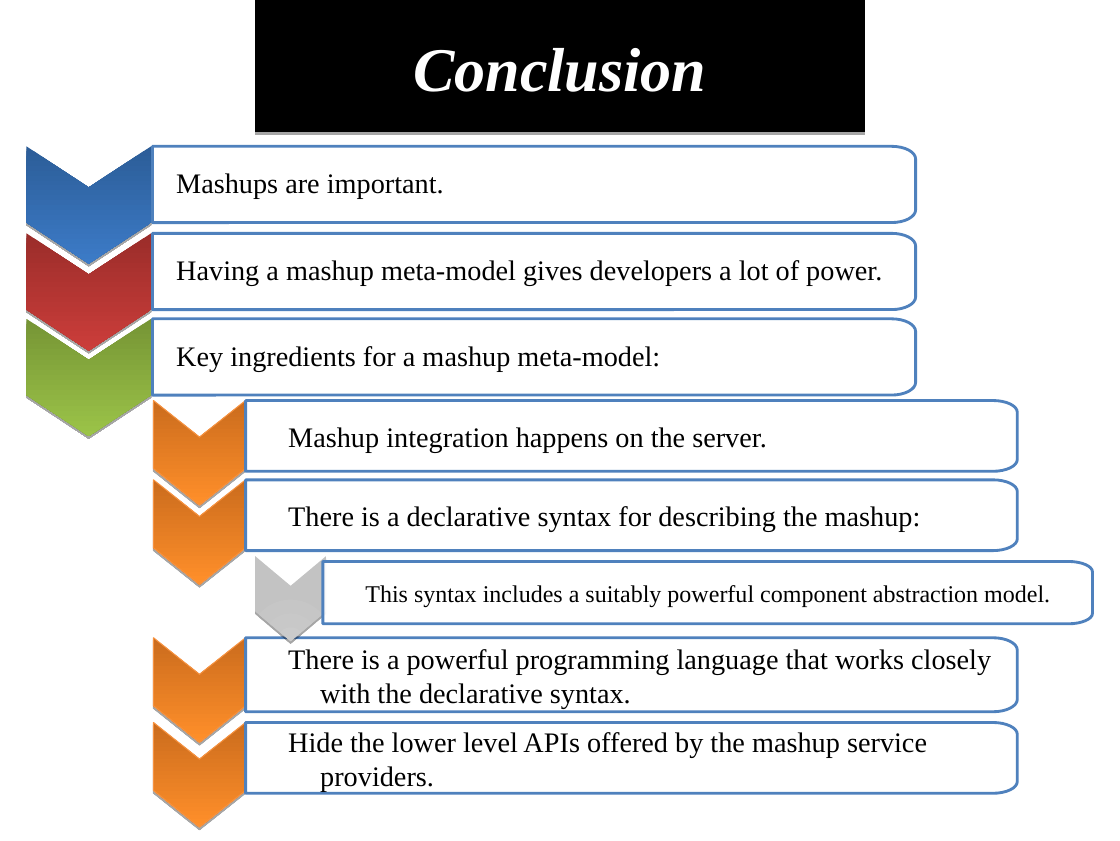
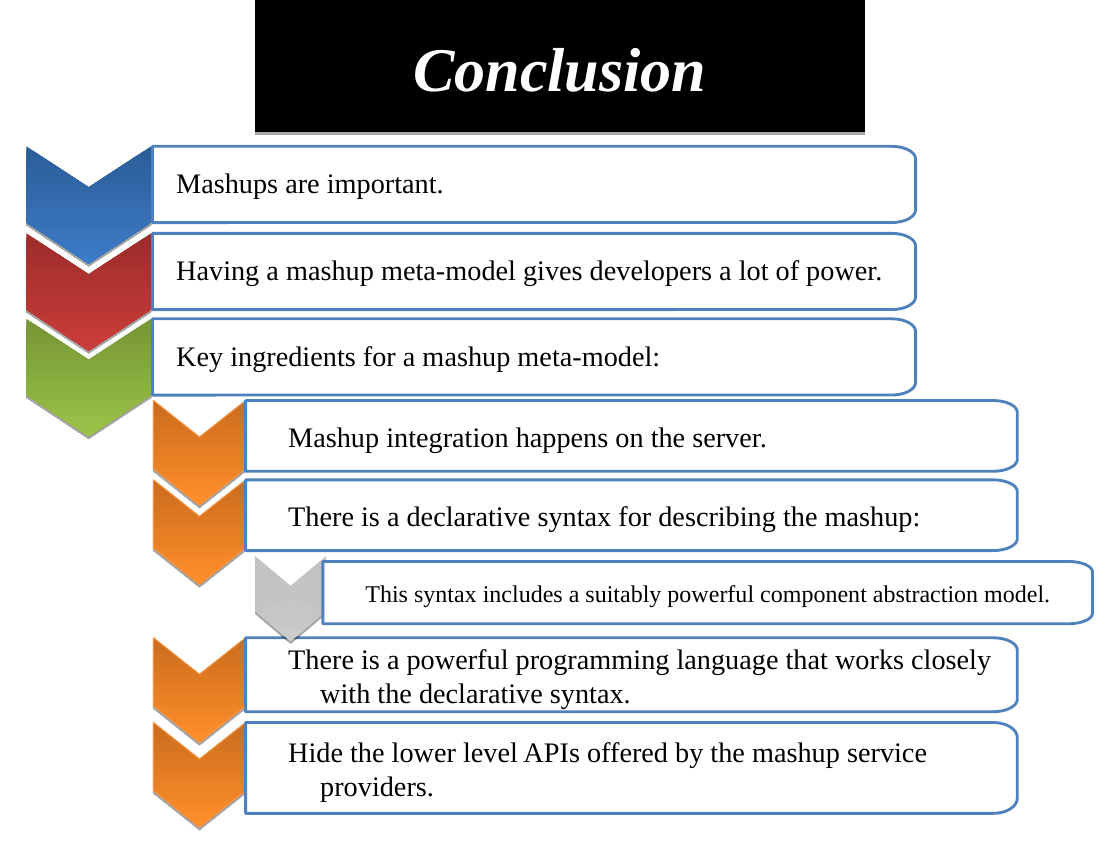
Before and after one commit to demo007/mashups4jsf, a slide deck: slide 37 of overview-architecture/JavaOne-2010/S314070_BURNS_SALEH_MASHUPS.odp. Drawn at 1120x841 pixels with LibreOffice and Linux fonts; fonts in the diff are those of the drawing. Boxes give left, top, right and bottom in pixels: in the first picture for what was removed or moved away, otherwise in the second. Text is boxed around its words. In the diff, an @@ line names an element or a change of style, - is before the commit and + after.

```diff
--- a/overview-architecture/JavaOne-2010/S314070_BURNS_SALEH_MASHUPS.odp
+++ b/overview-architecture/JavaOne-2010/S314070_BURNS_SALEH_MASHUPS.odp
@@ freeform shape "Hide the lower level APIs ..." resized from (x1=246, y1=723, x2=1017, y2=794) to (x1=246, y1=723, x2=1017, y2=813) @@
```
Also in this commit, not shown: 1 other slide changed.
